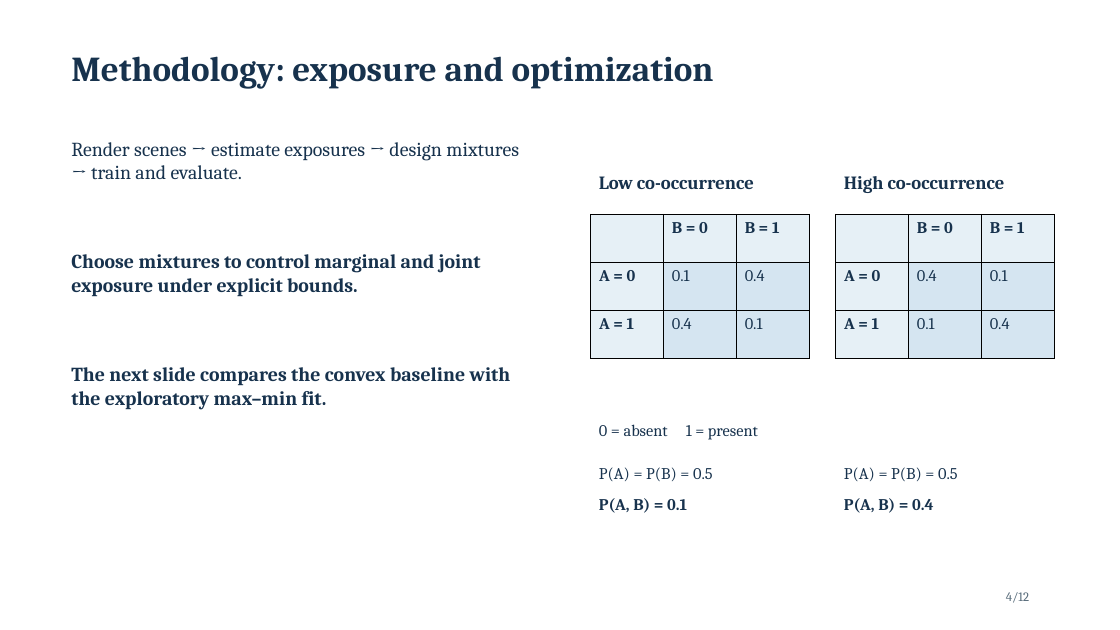
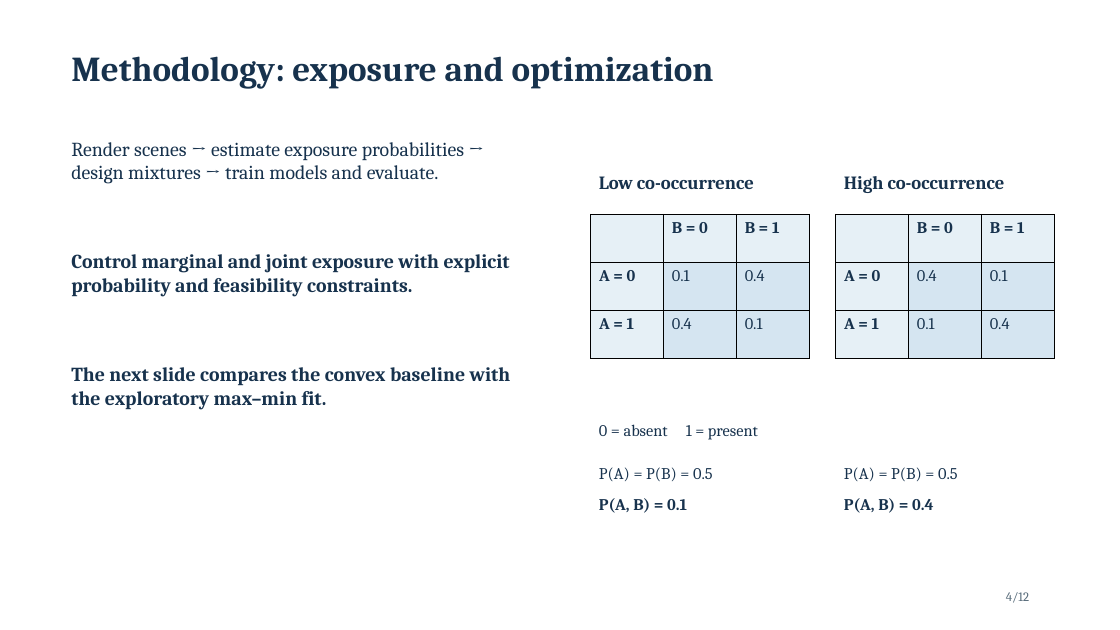
Before and after one commit to Space-Dev0/muadib, a slide deck: slide 4 of presentation/powerpoint/submission-final.pptx. Drawn at 1120x630 pixels with LibreOffice and Linux fonts; fonts in the diff are those of the drawing. Boxes give left, top, right and bottom in pixels: in the first picture for what was removed or moved away, otherwise in the second. Text is boxed around its words. In the diff, an @@ line names an element or a change of style, - is before the commit and + after.

```diff
--- a/presentation/powerpoint/submission-final.pptx
+++ b/presentation/powerpoint/submission-final.pptx
@@ text at (71,142,464,184): text changed @@
-Render scenes → estimate exposures → design mixtures → train and evaluate.
+Render scenes → estimate exposure probabilities → design mixtures → train models and evaluate.
@@ text at (71,254,510,297): text changed @@
-Choose mixtures to control marginal and joint exposure under explicit bounds.
+Control marginal and joint exposure with explicit probability and feasibility constraints.
```
Also in this commit, not shown: 11 other slides changed, 1 other file.
